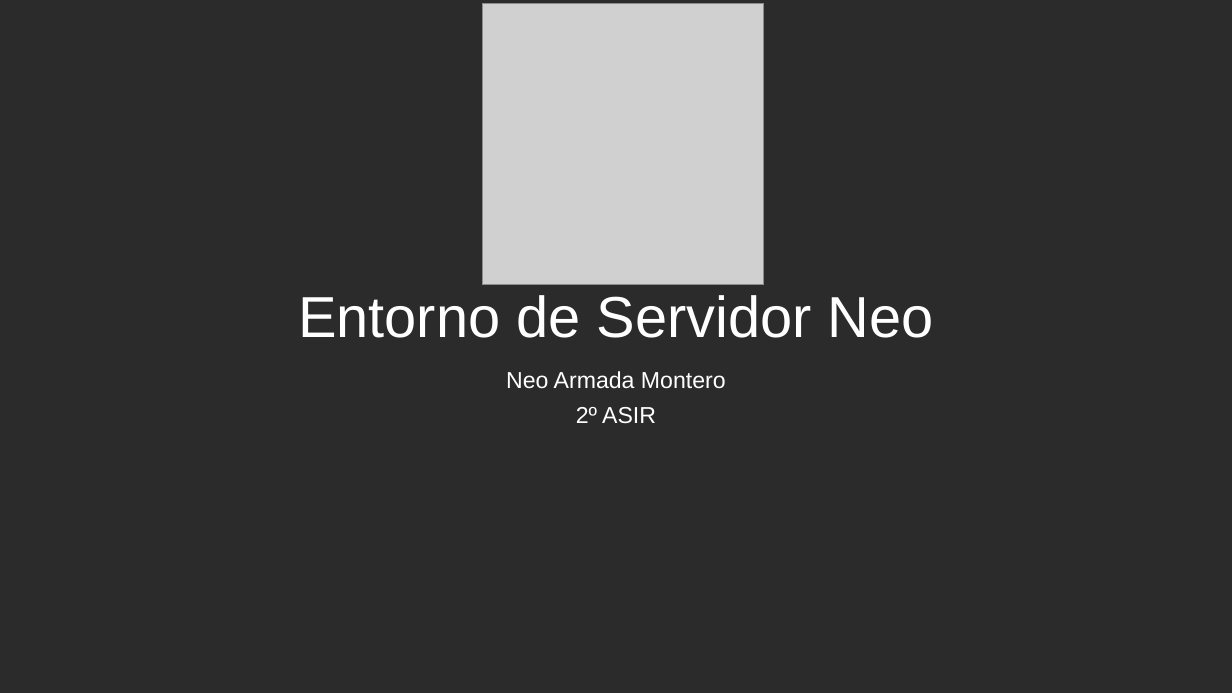
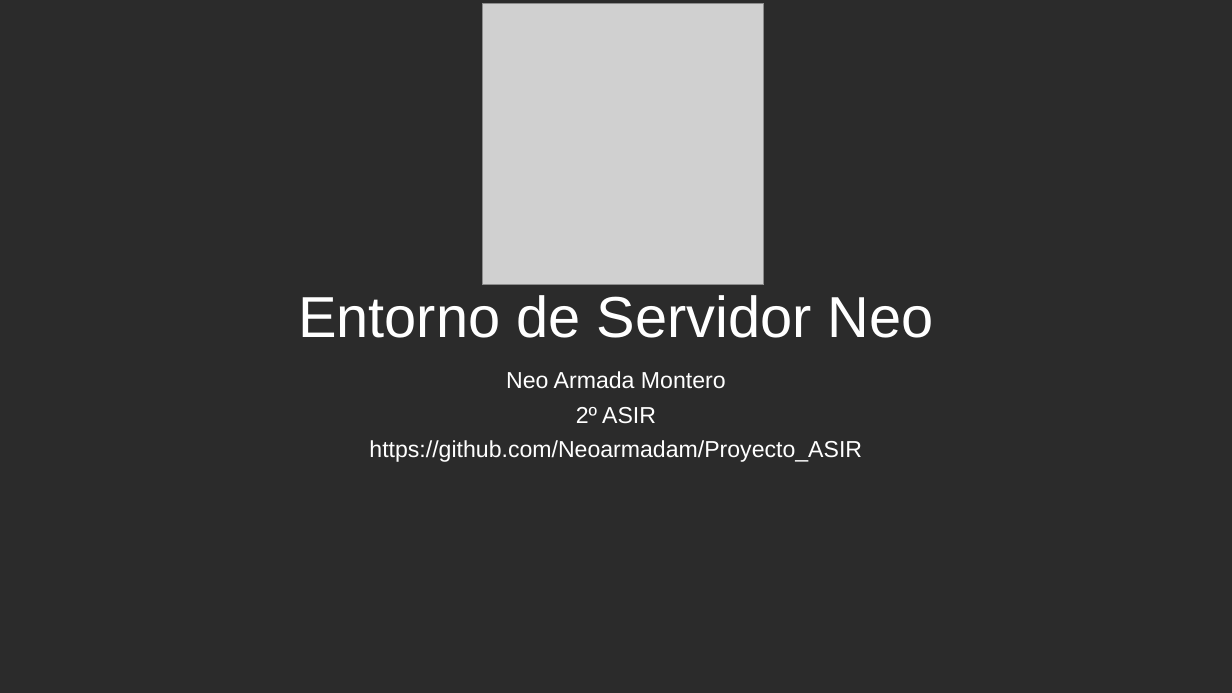
Before and after one commit to Neoarmadam/Proyecto_ASIR, a slide deck: slide 1 of Documentacion/Presentación_Neo_Armada.pptx. Drawn at 1232x693 pixels with LibreOffice and Linux fonts; fonts in the diff are those of the drawing; grey boxes stand for pictures; background and template pictures are left out; a plain dark background stands for a picture behind light text. Boxes give left, top, right and bottom in pixels: in the first picture for what was removed or moved away, otherwise in the second. Text is boxed around its words. In the diff, an @@ line names an element or a change of style, - is before the commit and + after.

```diff
--- a/Documentacion/Presentación_Neo_Armada.pptx
+++ b/Documentacion/Presentación_Neo_Armada.pptx
@@ subtitle at (x1=369, y1=440, x2=862, y2=462): paragraph added @@
+https://github.com/Neoarmadam/Proyecto_ASIR
```
Also in this commit, not shown: 3 other slides changed, 1 slide added, 1 slide removed.
